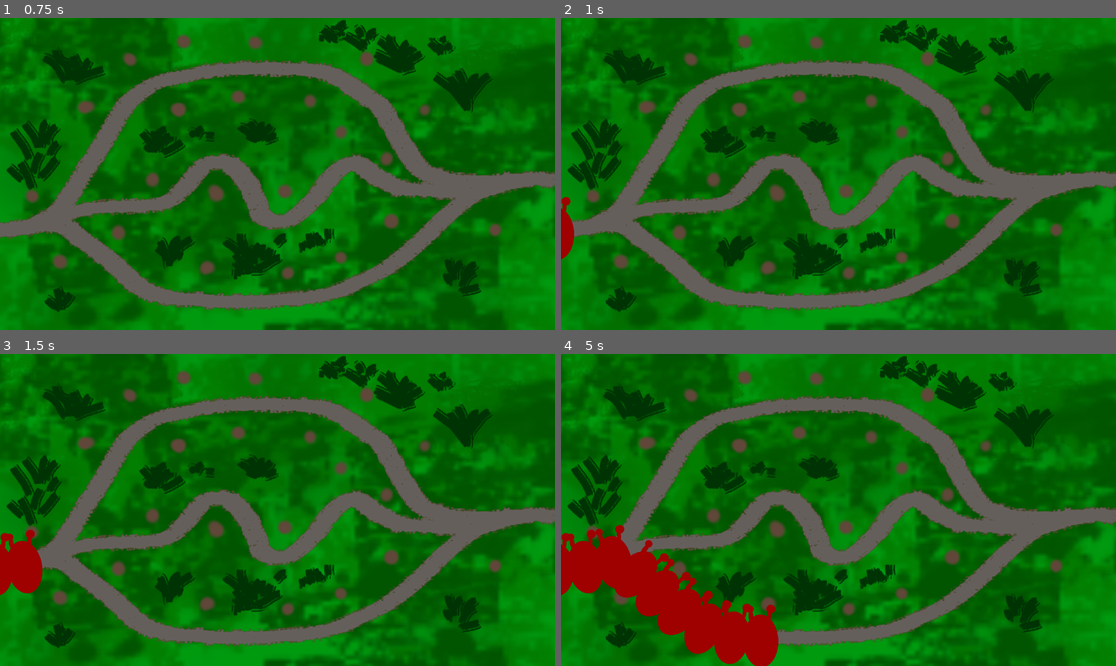
Above: before the commit, frames 1-4 (two rows, left to right).
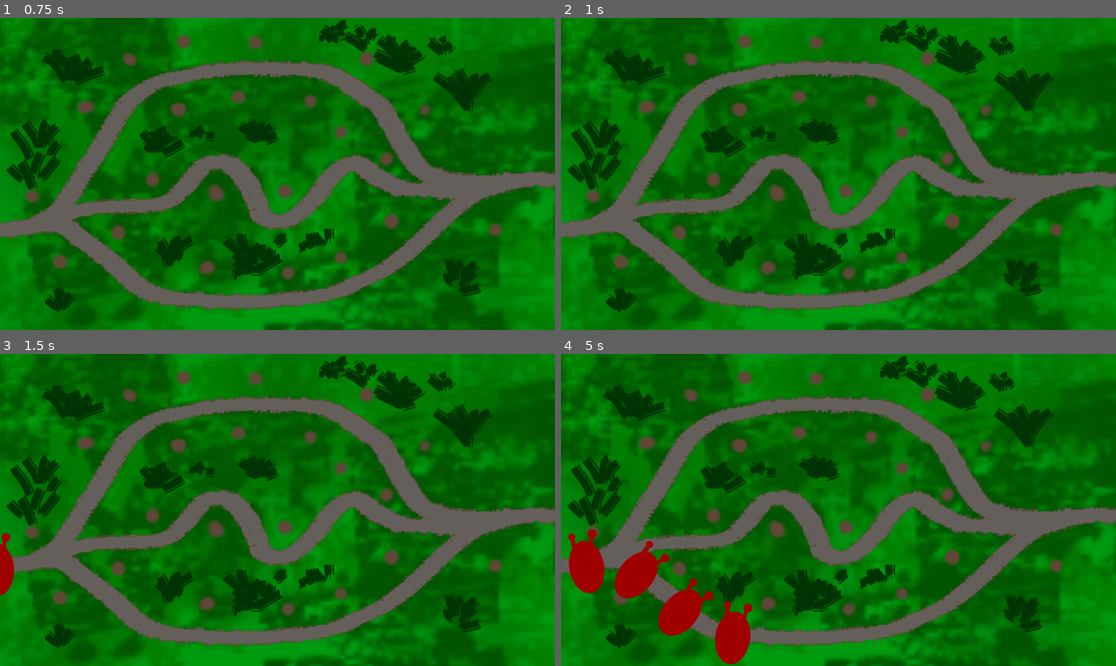
Above: after the commit, the same moments.

Repository: Dorfultariant/fgj_2024
Game: Godot game, scene res://scenes/world/level_1.tscn
Two runs of this game, one before a commit and one after it. Both use one fixed random seed, a clock stepped at 60 frames per second and the inputs below. This scene is started directly instead of the project's main scene.
Inputs:
- Up to frame 1 (0.75 s): tap Enter at 0.5 s
- Up to frame 2 (1 s): no input
- Up to frame 3 (1.5 s): no input
- Up to frame 4 (5 s): no input

Frame 1 is identical in both runs. In frame 2, 0.3% of the frame differs, in the area x 0-3%, y 57-78%; in frame 3, 0.9%; in frame 4, 3.7%, in the area x 0-40%, y 54-100%.

Commit message:
Push for lauri

Diff:
--- a/scenes/world/level_1.tscn
+++ b/scenes/world/level_1.tscn
@@ -111,7 +111,6 @@
 rotation = -0.178447
 
 [node name="TeleBatSpawnTimer" parent="." index="7"]
-wait_time = 0.5
 autostart = true
 
 [node name="FinnishLine" parent="." index="8" instance=ExtResource("3_vogp0")]
--- a/scenes/world/world.gd
+++ b/scenes/world/world.gd
@@ -6,11 +6,9 @@
 # Called when the node enters the scene tree for the first time.
 func _ready():
 	for i in range(20):
-		print(Globals.telebatties_queue)
 		var telebatties = telebatties_scene.instantiate() # Replace with function body.
 		Globals.telebatties_queue.append(telebatties)
-		print("A might warrior added")
-
+		print(Globals.telebatties_queue.size())
 # Called every frame. 'delta' is the elapsed time since the previous frame.
 func _process(delta):
 	for follower in follow_paths_list:
@@ -20,7 +18,6 @@
 	pass
 
 func _on_tele_bat_spawn_timer_timeout():
-	print(Globals.telebatties_queue.pop_at(0))
 	if Globals.telebatties_queue:
 		var newFollowPath = PathFollow2D.new()
 		newFollowPath.add_child(Globals.telebatties_queue.pop_at(0))
@@ -31,4 +28,4 @@
 
 func _on_finnish_line_tele_bat_got_in(body):
 	print("Something got through...")
-	body.exit()
+	body.queue_free()
